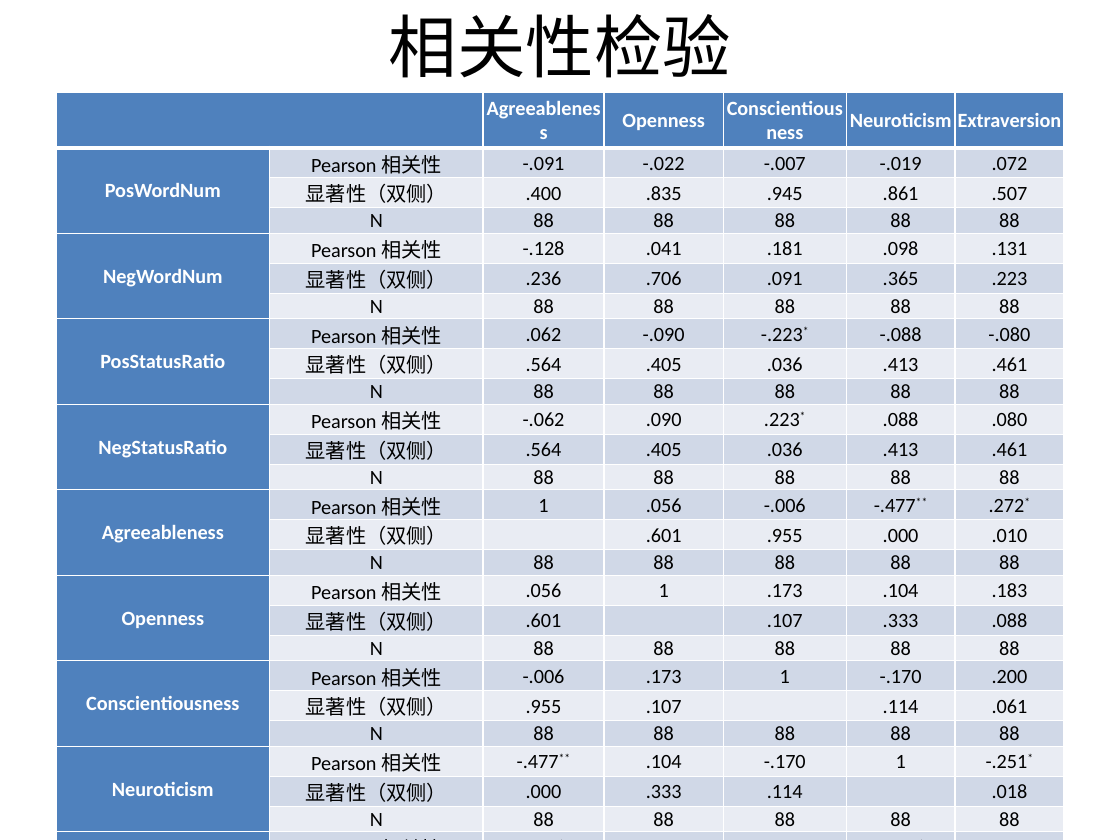
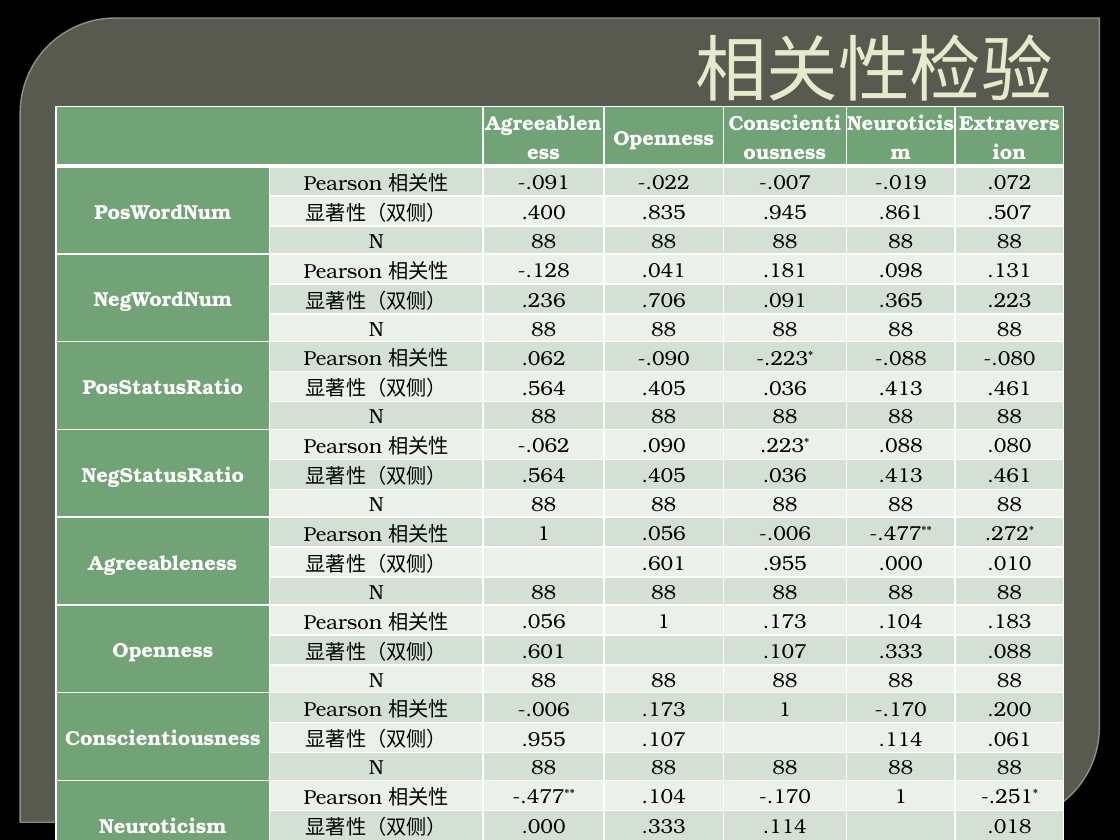
Before and after one commit to east-before-dawn/srt, a slide deck: slide 13 of slides.pptx (slide 11 before the commit). Drawn at 1120x840 pixels with LibreOffice and Linux fonts; fonts in the diff are those of the drawing; background and template pictures are left out. Boxes give left, top, right and bottom in pixels: in the first picture for what was removed or moved away, otherwise in the second. Text is boxed around its words. In the diff, an @@ line names an element or a change of style, - is before the commit and + after.

```diff
--- a/slides.pptx
+++ b/slides.pptx
@@ background #FFFFFF to picture (left out) @@
@@ round diag rect added at [20,18,1100,822], fill #888B7B at 65% opacity, outline #9DA090 0.87 pt @@
@@ title "相关性检验" at [695,34,1053,113]: size 44 to 46 pt, font Calibri to TeX Gyre Bonum, text colour #000000 to #E7EACB; alignment centre to right; indent changed; vertical alignment middle to bottom @@
@@ table at [56,106,1065,840] @@
@@ fill #4F81BD to #72A376 in 15 cells @@
@@ fill #D0D8E8 to #D5E0D6 in 84 cells @@
@@ fill #E9EDF4 to #EBF0EC in 78 cells @@
@@ font Calibri to TeX Gyre Bonum @@
@@ table: place and size @@
-table at [56,92,1065,830]
+table at [56,106,1065,840]
@@ rectangle added at [72,175,1052,176], fill #72A376 @@
```
Also in this commit, not shown: 12 other slides changed, 5 slides added, 2 other files.
